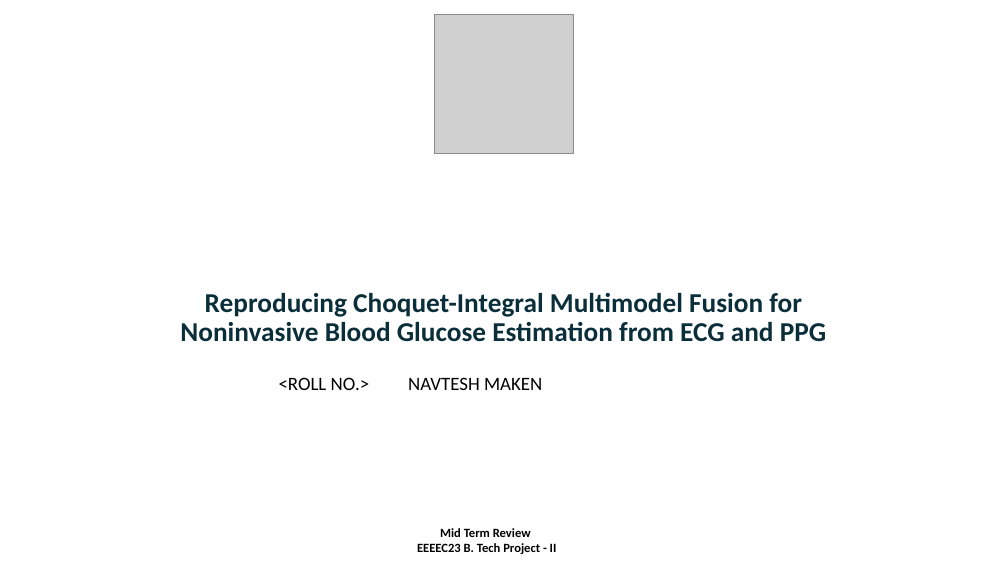
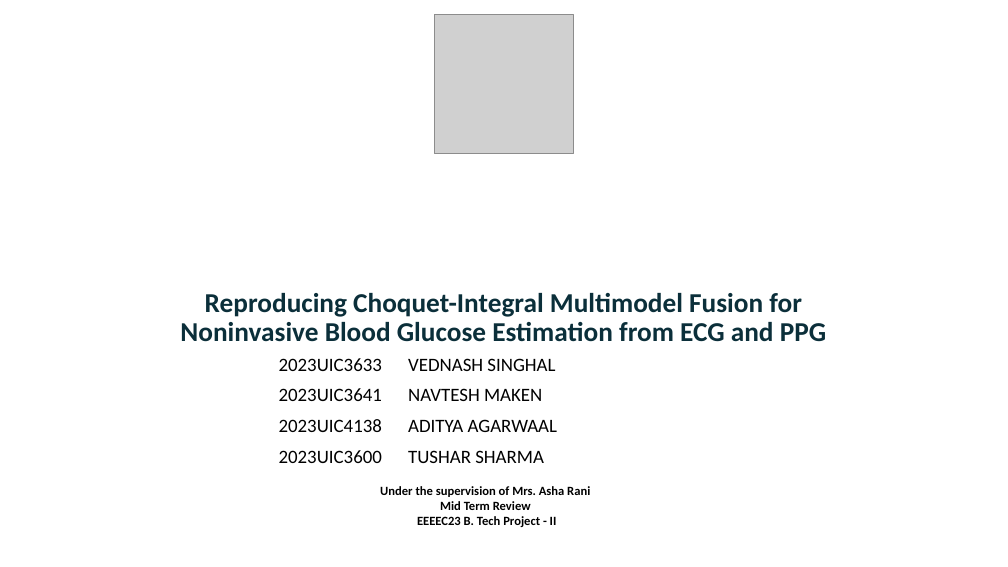
Before and after one commit to navtesh21/btp-project, a slide deck: slide 1 of nsut_deck.pptx. Drawn at 1008x567 pixels with LibreOffice and Linux fonts; fonts in the diff are those of the drawing; grey boxes stand for pictures. Boxes give left, top, right and bottom in pixels: in the first picture for what was removed or moved away, otherwise in the second. Text is boxed around its words. In the diff, an @@ line names an element or a change of style, - is before the commit and + after.

```diff
--- a/nsut_deck.pptx
+++ b/nsut_deck.pptx
@@ table at (271, 349, 737, 501) @@
-row 1: <ROLL NO.> | NAVTESH MAKEN
+row 1: 2023UIC3633 | VEDNASH SINGHAL
+row 2: 2023UIC3641 | NAVTESH MAKEN
+row 3: 2023UIC4138 | ADITYA AGARWAAL
+row 4: 2023UIC3600 | TUSHAR SHARMA
-row 3:  | 
-row 4:  | 
-row 5:  | 
@@ table: place and size @@
-table at (271, 368, 737, 522)
+table at (271, 349, 737, 501)
@@ text "Under the supervision of Mrs. ...": place and size @@
-text "Under the supervision of Mrs. ..." at (417, 528, 557, 554)
+text "Under the supervision of Mrs. ..." at (380, 486, 590, 527)
@@ text at (380, 486, 590, 497): paragraph added @@
+Under the supervision of Mrs. Asha Rani
```
Also in this commit, not shown: 6 other slides changed, 21 other files.
